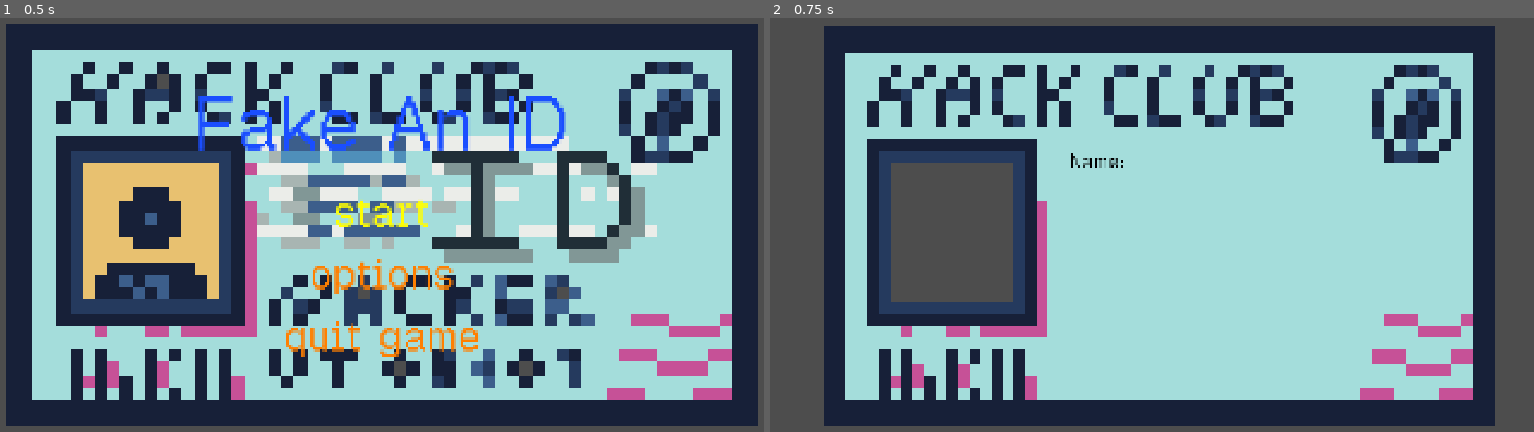
Above: before the commit, frames 1-2 (left to right).
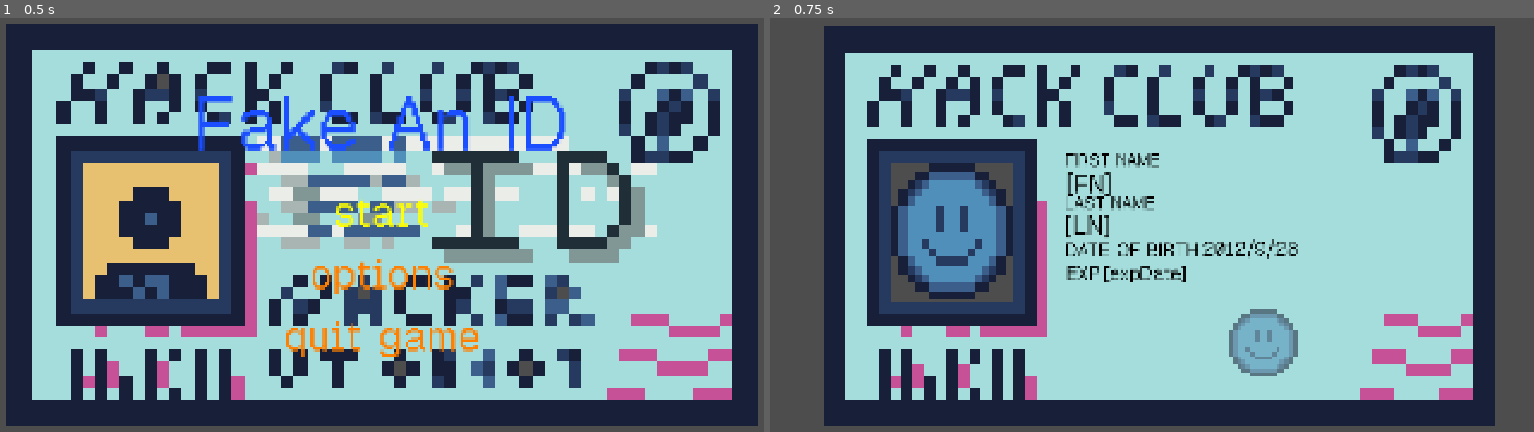
Above: after the commit, the same moments.

Repository: itstntcraft123/fake-an-id
Game: Godot game, scene res://scenes/main_menu.tscn
The game is run twice, just before and just after one commit, with the same random seed, the same clock (stepped at 60 frames per second) and the same inputs.
Inputs:
- Up to frame 1 (0.5 s): no input
- Up to frame 2 (0.75 s): click "[color=#ffffff00]> [/color]st…" at 0.5 s

Frame 1 is identical in both runs. In frame 2, 6.9% of the frame differs, in the area x 15-70%, y 32-87%.

Commit message:
added id picture main and small + added traits

Diff:
--- a/scenes/game.tscn
+++ b/scenes/game.tscn
@@ -4,6 +4,7 @@
 [ext_resource type="PackedScene" uid="uid://pcbnymjs5gst" path="res://scenes/escape_screen.tscn" id="2_yqjtg"]
 [ext_resource type="Texture2D" uid="uid://py73ljae74sf" path="res://sprites/id-placeholder.png" id="3_lnu2h"]
 [ext_resource type="Theme" uid="uid://ckm8ormicu8rl" path="res://theme.tres" id="4_lbhrr"]
+[ext_resource type="Texture2D" uid="uid://1t2iqav31vyb" path="res://sprites/facePlaceholder.png" id="5_iywne"]
 
 [node name="Game" type="Node2D" unique_id=478941946]
 script = ExtResource("1_uwrxv")
@@ -11,20 +12,116 @@
 
 [node name="UI" type="CanvasLayer" parent="." unique_id=1346658912]
 
-[node name="TextureRect" type="TextureRect" parent="." unique_id=418763772]
+[node name="Control" type="Control" parent="UI" unique_id=2111988098]
+layout_mode = 3
+anchors_preset = 0
+offset_right = 40.0
+offset_bottom = 40.0
+theme = ExtResource("4_lbhrr")
+
+[node name="TextureRect" type="TextureRect" parent="UI/Control" unique_id=418763772]
 texture_filter = 1
+layout_mode = 0
 offset_left = 117.0
 offset_top = 4.0
 offset_right = 1838.6
 offset_bottom = 1080.0
 texture = ExtResource("3_lnu2h")
 
-[node name="Label" type="Label" parent="." unique_id=1600423695]
-offset_left = 762.0
-offset_top = 354.0
-offset_right = 953.0
-offset_bottom = 497.0
-theme = ExtResource("4_lbhrr")
+[node name="IDImage" type="TextureRect" parent="UI/Control" unique_id=530004295]
+texture_filter = 1
+layout_mode = 0
+offset_left = 335.0
+offset_top = 391.0
+offset_right = 625.0
+offset_bottom = 720.0
+texture = ExtResource("5_iywne")
+
+[node name="FirstNameLabel" type="Label" parent="UI/Control" unique_id=1600423695]
+layout_mode = 0
+offset_left = 751.0
+offset_top = 358.0
+offset_right = 979.0
+offset_bottom = 411.0
 theme_override_colors/font_color = Color(0, 0, 0, 1)
-theme_override_font_sizes/font_size = 48
-text = "Name:"
+theme_override_font_sizes/font_size = 40
+text = "FIRST NAME"
+
+[node name="FirstName" type="Label" parent="UI/Control/FirstNameLabel" unique_id=1994380922]
+layout_mode = 0
+offset_left = 1.0
+offset_top = 44.0
+offset_right = 804.0
+offset_bottom = 123.0
+theme_override_colors/font_color = Color(0, 0, 0, 1)
+theme_override_font_sizes/font_size = 60
+text = "[FN]"
+
+[node name="LastNameLabel" type="Label" parent="UI/Control" unique_id=764388481]
+layout_mode = 0
+offset_left = 750.0
+offset_top = 461.0
+offset_right = 1092.0
+offset_bottom = 514.0
+theme_override_colors/font_color = Color(0, 0, 0, 1)
+theme_override_font_sizes/font_size = 40
+text = "LAST NAME"
+
+[node name="LastNAME" type="Label" parent="UI/Control/LastNameLabel" unique_id=2000823908]
+layout_mode = 0
+offset_left = -2.0
+offset_top = 41.0
+offset_right = 801.0
+offset_bottom = 120.0
+theme_override_colors/font_color = Color(0, 0, 0, 1)
+theme_override_font_sizes/font_size = 60
+text = "[LN]"
+
+[node name="DoBLabel" type="Label" parent="UI/Control" unique_id=319141769]
+layout_mode = 0
+offset_left = 752.0
+offset_top = 570.0
+offset_right = 1188.0
+offset_bottom = 623.0
+theme_override_colors/font_color = Color(0, 0, 0, 1)
+theme_override_font_sizes/font_size = 44
+text = "DATE OF BIRTH"
+
+[node name="DoB" type="Label" parent="UI/Control/DoBLabel" unique_id=2052988321]
+layout_mode = 0
+offset_left = 329.0
+offset_top = -3.0
+offset_right = 824.0
+offset_bottom = 76.0
+theme_override_colors/font_color = Color(0, 0, 0, 1)
+theme_override_font_sizes/font_size = 45
+text = "[DoB]"
+
+[node name="ExpireDateLabel" type="Label" parent="UI/Control" unique_id=1213400034]
+layout_mode = 0
+offset_left = 754.0
+offset_top = 626.0
+offset_right = 875.0
+offset_bottom = 696.0
+theme_override_colors/font_color = Color(0, 0, 0, 1)
+theme_override_font_sizes/font_size = 45
+text = "EXP"
+
+[node name="EXPDate" type="Label" parent="UI/Control/ExpireDateLabel" unique_id=643385181]
+layout_mode = 0
+offset_left = 90.0
+offset_right = 308.0
+offset_bottom = 79.0
+theme_override_colors/font_color = Color(0, 0, 0, 1)
+theme_override_font_sizes/font_size = 45
+text = "[expDate]"
+
+[node name="Image2" type="TextureRect" parent="UI/Control" unique_id=1414128172]
+self_modulate = Color(1, 1, 1, 0.5372549)
+texture_filter = 1
+layout_mode = 0
+offset_left = 1145.0
+offset_top = 743.0
+offset_right = 1308.0
+offset_bottom = 904.0
+texture = ExtResource("5_iywne")
--- a/scripts/game.gd
+++ b/scripts/game.gd
@@ -3,7 +3,7 @@
 @export var escape_screen: PackedScene
 
 func _ready() -> void:
-	pass
+	$UI/Control/DoBLabel/DoB.text = Utils.random_dob()
 
 func _process(delta: float) -> void:
 	pass
